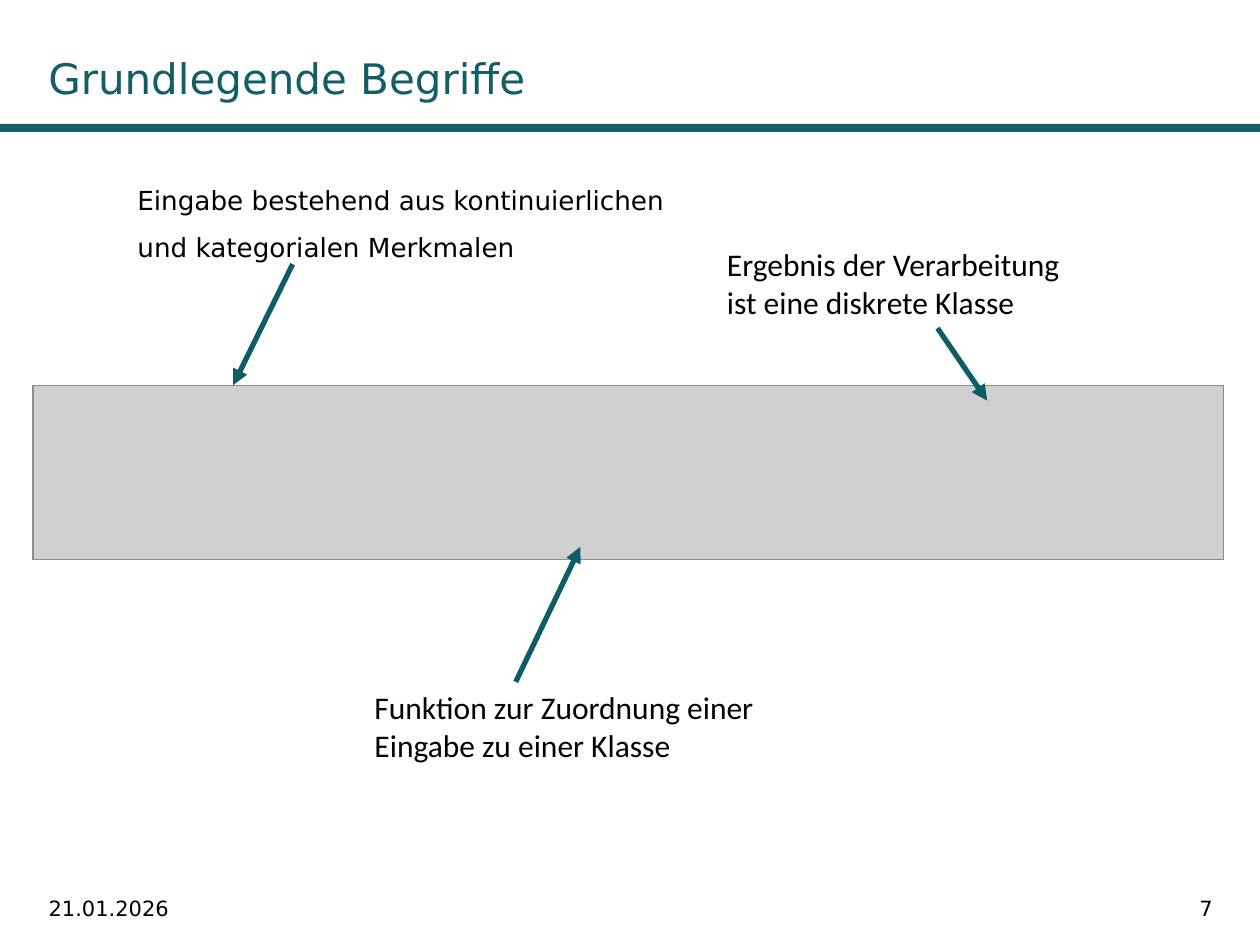
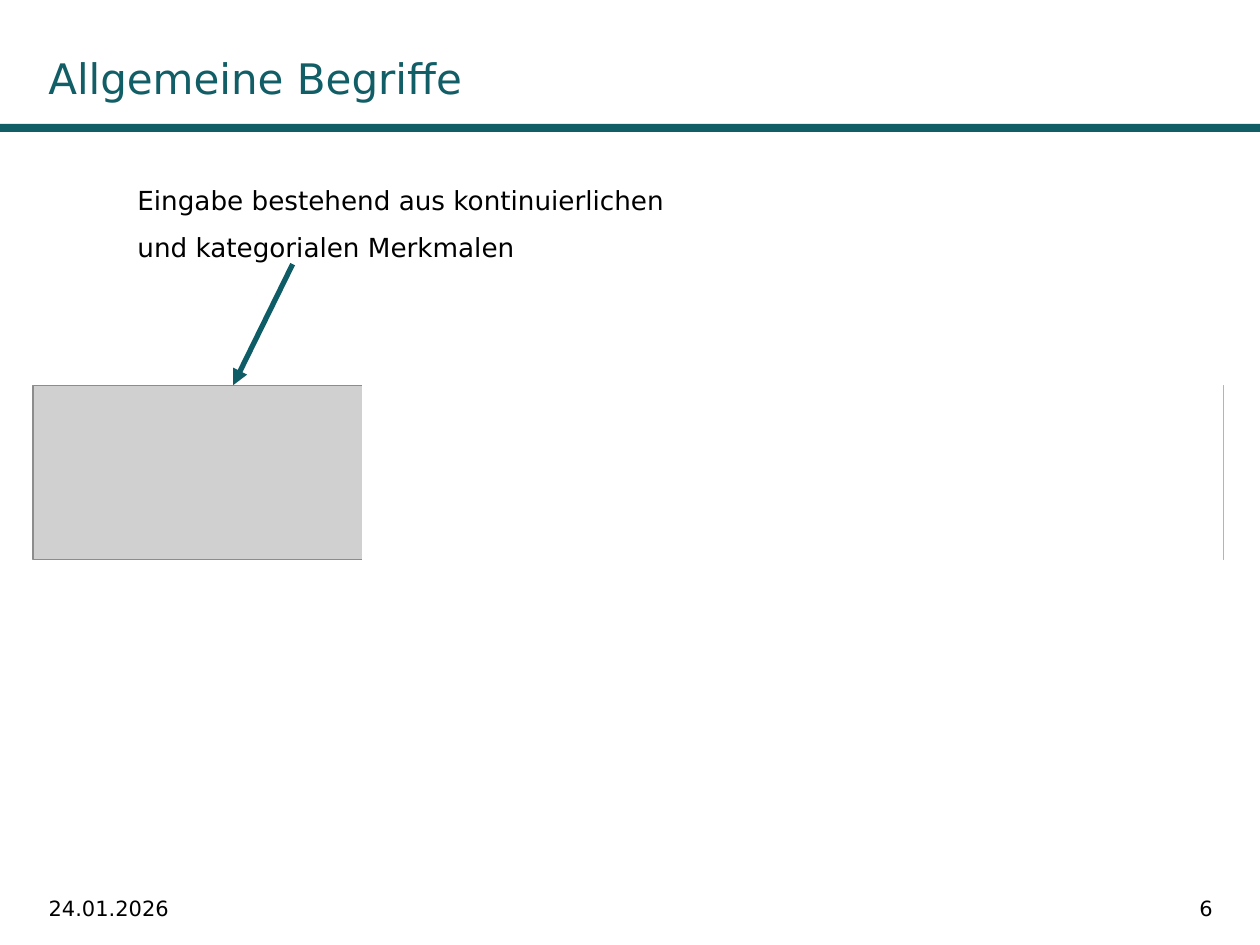
Before and after one commit to fabiw98/Seminar_DICE, a slide deck: slide 6 of Präsentation/DiCE_PowerPoint.potx (slide 7 before the commit). Drawn at 1260x945 pixels with LibreOffice and Linux fonts; fonts in the diff are those of the drawing; grey boxes stand for pictures; background and template pictures are left out. Boxes give left, top, right and bottom in pixels: in the first picture for what was removed or moved away, otherwise in the second. Text is boxed around its words. In the diff, an @@ line names an element or a change of style, - is before the commit and + after.

```diff
--- a/Präsentation/DiCE_PowerPoint.potx
+++ b/Präsentation/DiCE_PowerPoint.potx
@@ title at (48,62,462,103): text changed @@
-Grundlegende Begriffe
+Allgemeine Begriffe
@@ rectangle added at (779,186,1223,612), fill #FFFFFF @@
@@ text removed at (727,254,1059,315) @@
-Ergebnis der Verarbeitung ist eine diskrete Klasse
@@ arrow removed from (937, 329) to (987, 401) @@
@@ rectangle added at (362,364,779,790), fill #FFFFFF @@
@@ arrow removed from (515, 682) to (581, 547) @@
@@ text removed at (374,697,753,763) @@
-Funktion zur Zuordnung einer Eingabe zu einer Klasse
@@ text at (49,900,169,917): text changed @@
-21.01.2026
+24.01.2026
@@ page number at (1199,900,1212,917): text changed @@
-7
+6
```
Also in this commit, not shown: 34 other slides changed, 38 slides added, 2 slides removed, 3 other files.
